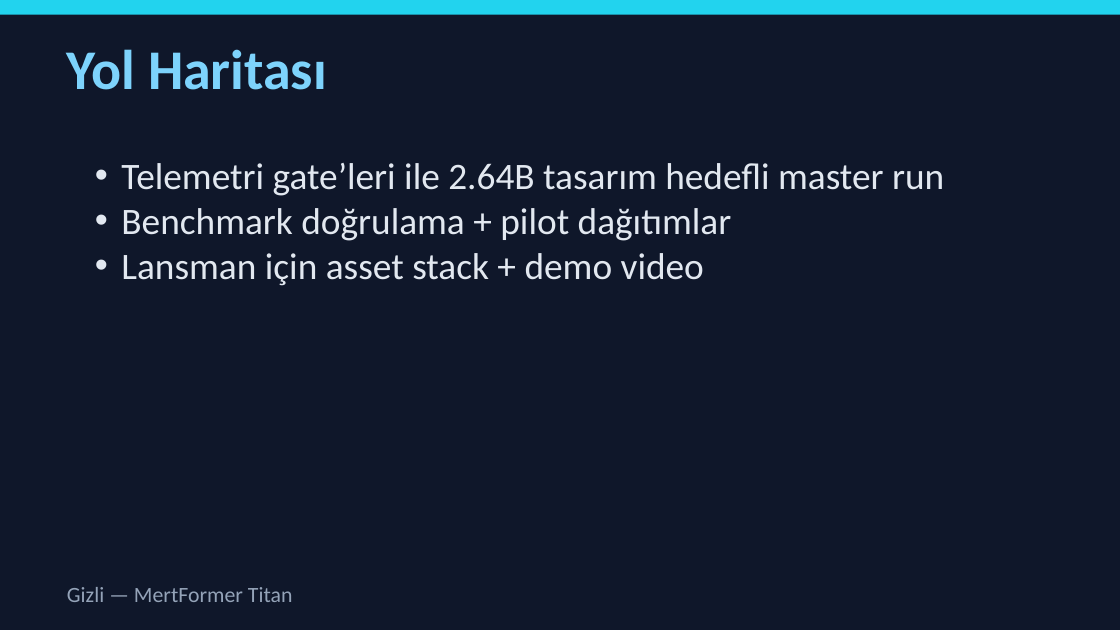
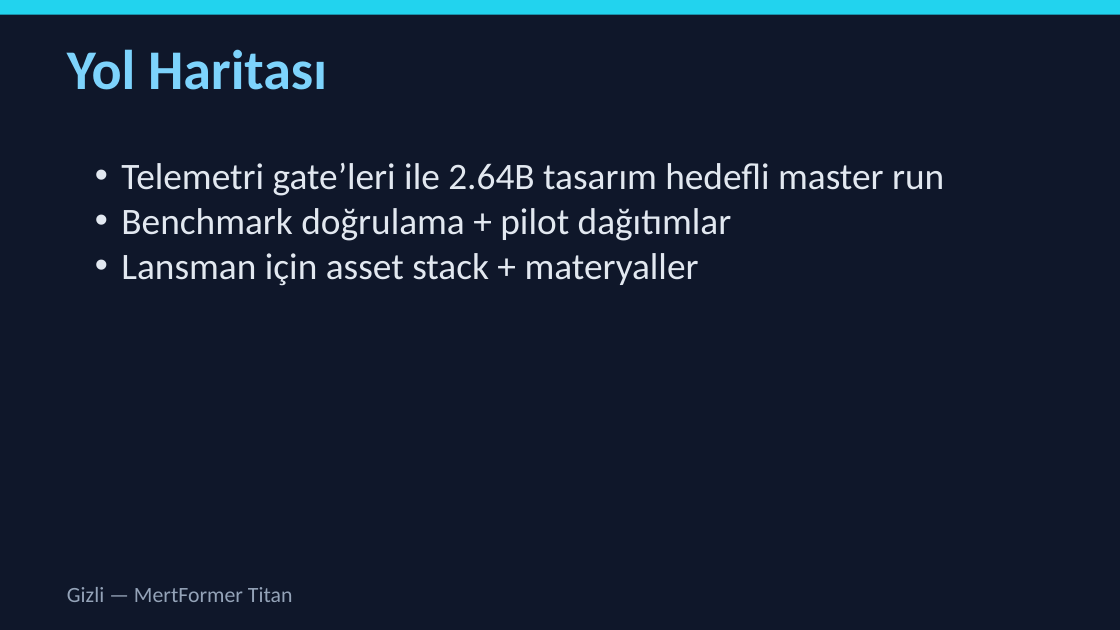
Before and after one commit to latentcore/mertformer-titan-core, a slide deck: slide 11 of reports/investor_deck_TR.pptx. Drawn at 1120x630 pixels with LibreOffice and Linux fonts; fonts in the diff are those of the drawing. Boxes give left, top, right and bottom in pixels: in the first picture for what was removed or moved away, otherwise in the second. Text is boxed around its words. In the diff, an @@ line names an element or a change of style, - is before the commit and + after.

Commit message:
docs(release): remove demo video bundle and refresh artifacts

```diff
--- a/reports/investor_deck_TR.pptx
+++ b/reports/investor_deck_TR.pptx
@@ text at <box>121,253,699,286</box>: text changed @@
-• Lansman için asset stack + demo video
+• Lansman için asset stack + materyaller
```
Also in this commit, not shown: 45 other files.
